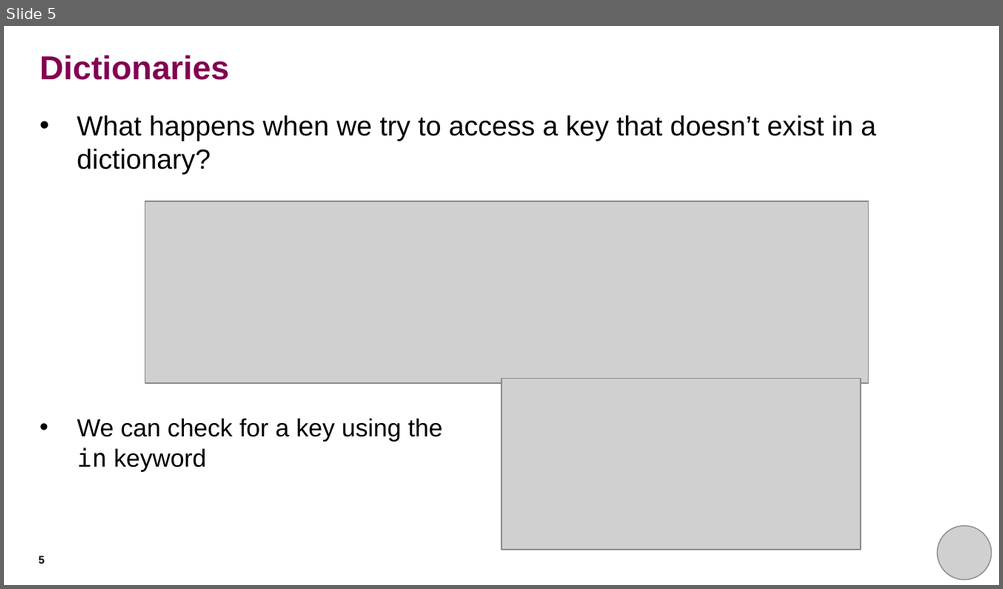
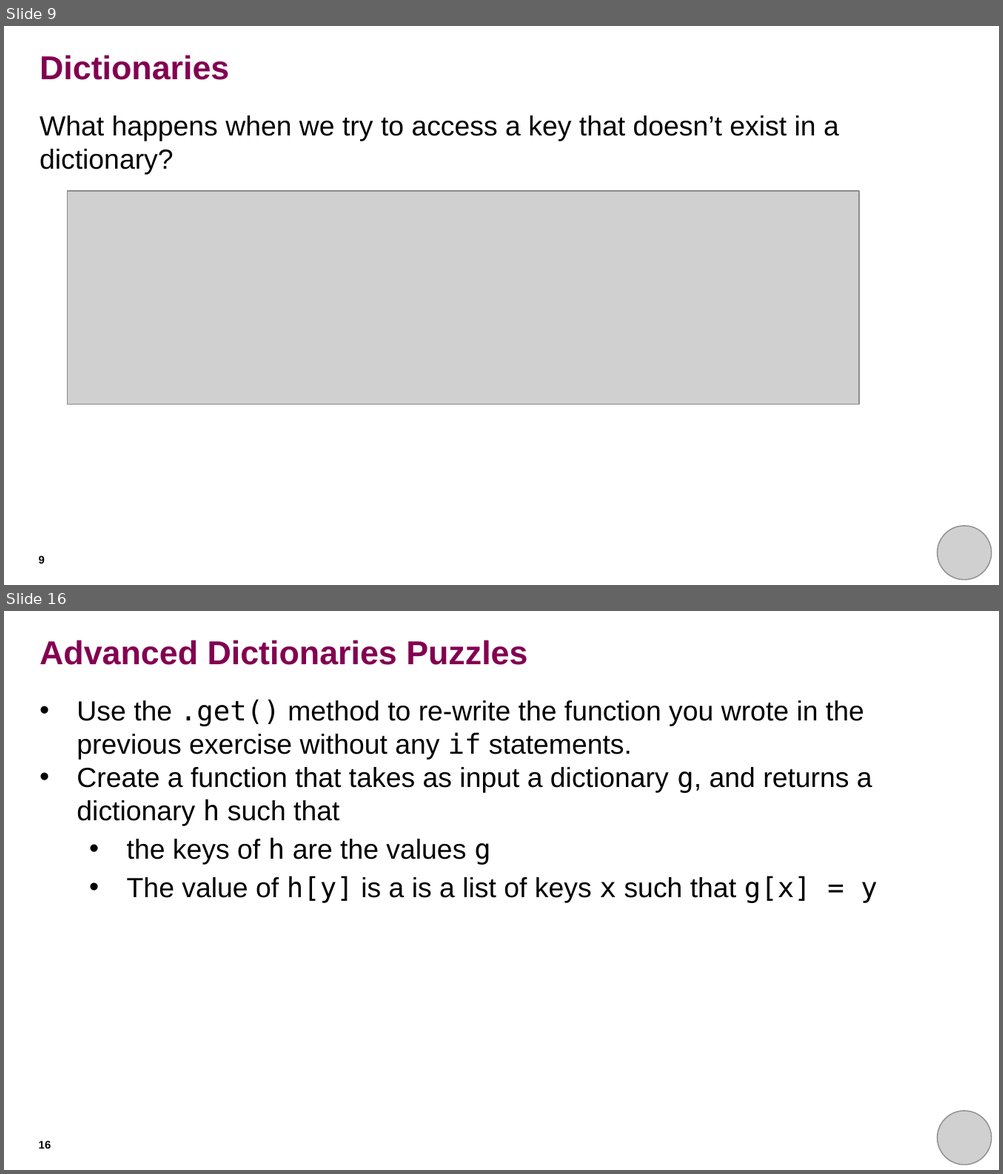
Before and after one commit to rkhetani/beginners-python, a slide deck: session_seven/session_seven_presentation.pptx. Shown one above the other, each under a label of ours: slide 5 before the commit, slides 9 and 16 after it; the slides between them are not shown. The pictures are 1003x589 and 1003x1174 pixels, drawn with LibreOffice and Linux fonts; fonts in the diff are those of the drawing; grey boxes stand for pictures; background and template pictures are left out. Boxes give left, top, right and bottom in pixels: in the first picture for what was removed or moved away, otherwise in the second. Text is boxed around its words. In the diff, an @@ line names an element or a change of style, - is before the commit and + after.

```diff
--- a/session_seven/session_seven_presentation.pptx
+++ b/session_seven/session_seven_presentation.pptx
@@ slide 16 added at (4,611,999,1170), background #FFFFFF @@
@@ title added at (40,640,527,665), 24 pt, text #830051, bold @@
+Advanced Dictionaries Puzzles
@@ text added at (77,699,876,903), 20 pt, text #000000 @@
+• Use the .get() method to re-write the function you wrote in the previous exercise without any if statements.
+• Create a function that takes as input a dictionary g, and returns a dictionary h such that
+  • the keys of h are the values g
+  • The value of h[y] is a is a list of keys x such that g[x] = y
@@ picture added at (937,1111,990,1165) @@
@@ page number added at (39,1141,51,1149), 8 pt, text #000000, bold @@
+16
@@ what was slide 5 is now slide 9 @@
@@ slide 9 changed as well @@
@@ text "What happens when we try ..." at (40,116,839,175): bullet • to none @@
@@ picture: place and size @@
-picture at (145,201,868,383)
+picture at (67,191,858,405)
@@ picture removed at (501,379,860,550) @@
@@ text removed at (77,418,443,471) @@
-• We can check for a key using the in keyword
@@ page number at (39,556,45,564): text changed @@
-5
+9
```
Also in this commit, not shown: 6 other slides changed, 8 other slides added, 6 slides removed.
